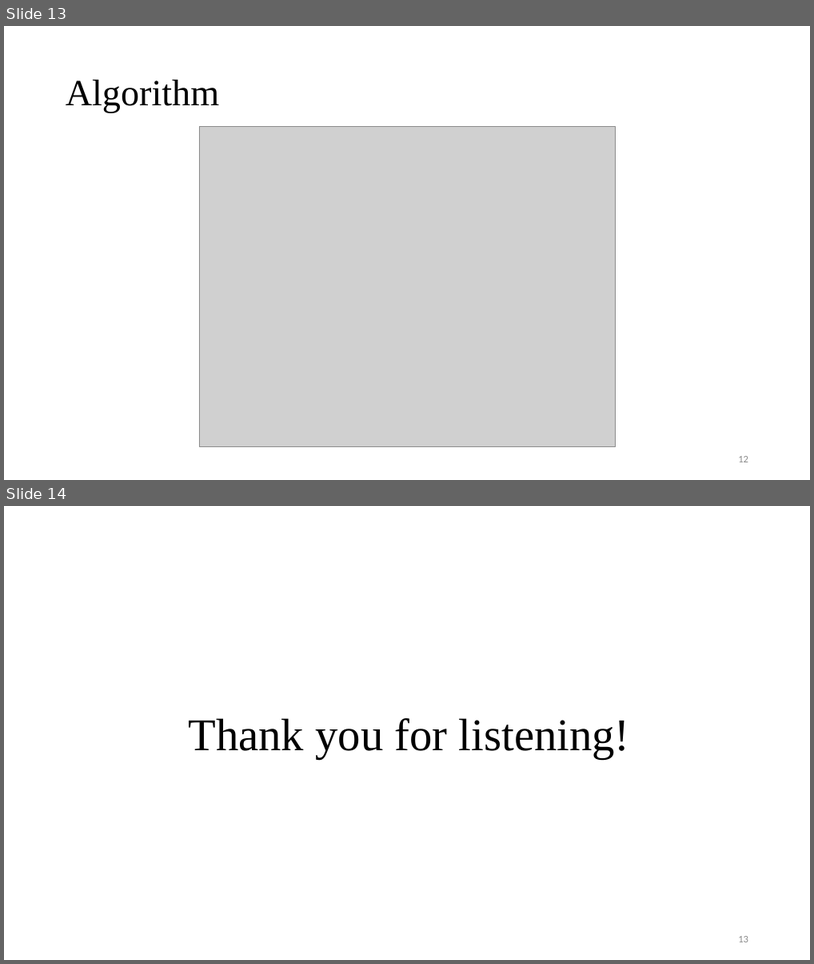
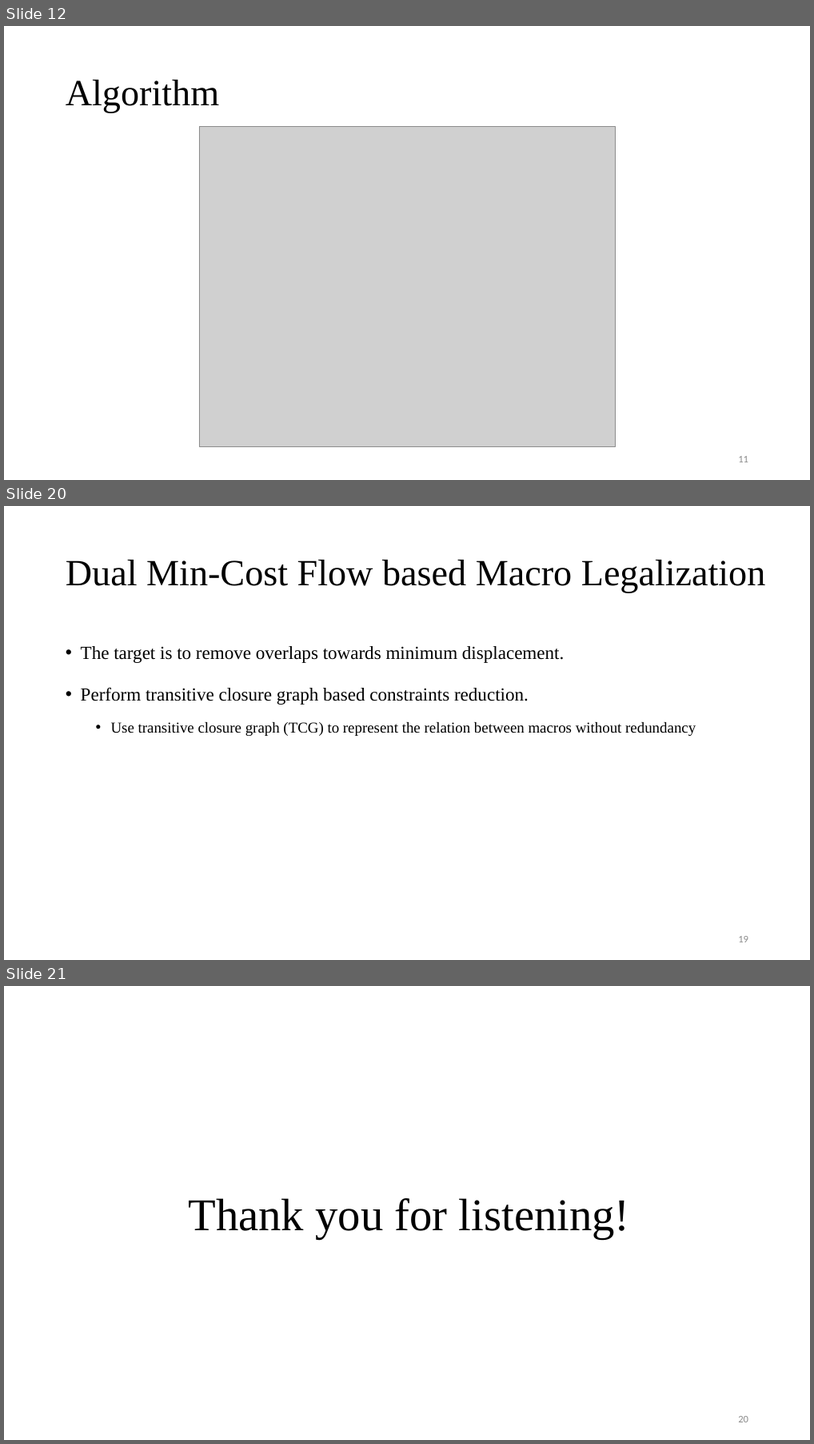
Before and after one commit to Pacific-Feng-Studuies/Studied-Papers, a slide deck: GM/Placement/Stronger Mixed-Size Placement Backbone Considering Second-Order Information/Stronger Mixed-Size Placement Backbone Considering Second-Order Information.pptx. Shown one above the other, each under a label of ours: slides 13 and 14 before the commit, slides 12, 20 and 21 after it; the slides between them are not shown. The pictures are 814x964 and 814x1444 pixels, drawn with LibreOffice and Linux fonts; fonts in the diff are those of the drawing; grey boxes stand for pictures. Boxes give left, top, right and bottom in pixels: in the first picture for what was removed or moved away, otherwise in the second. Text is boxed around its words. In the diff, an @@ line names an element or a change of style, - is before the commit and + after.

```diff
--- a/GM/Placement/Stronger Mixed-Size Placement Backbone Considering Second-Order Information/Stronger Mixed-Size Placement Backbone Considering Second-Order Information.pptx
+++ b/GM/Placement/Stronger Mixed-Size Placement Backbone Considering Second-Order Information/Stronger Mixed-Size Placement Backbone Considering Second-Order Information.pptx
@@ slide 20 added at <box>4,506,810,960</box>, background #FFFFFF @@
@@ title added at <box>66,560,766,593</box>, 44 pt, text #000000 @@
+Dual Min-Cost Flow based Macro Legalization
@@ text added at <box>81,646,696,736</box>, 22 pt, text #000000 @@
+• The target is to remove overlaps towards minimum displacement.
+• Perform transitive closure graph based constraints reduction.
+  • Use transitive closure graph (TCG) to represent the relation between macros without redundancy
@@ page number added at <box>738,936,749,942</box>, 12 pt, text #8C8C8C @@
+19
@@ what was slide 13 is now slide 12 @@
@@ what was slide 14 is now slide 21 @@
@@ page number at <box>738,1416,749,1422</box>: text changed @@
-13
+20
```
Also in this commit, not shown: 7 slides changed, 6 other slides added.
